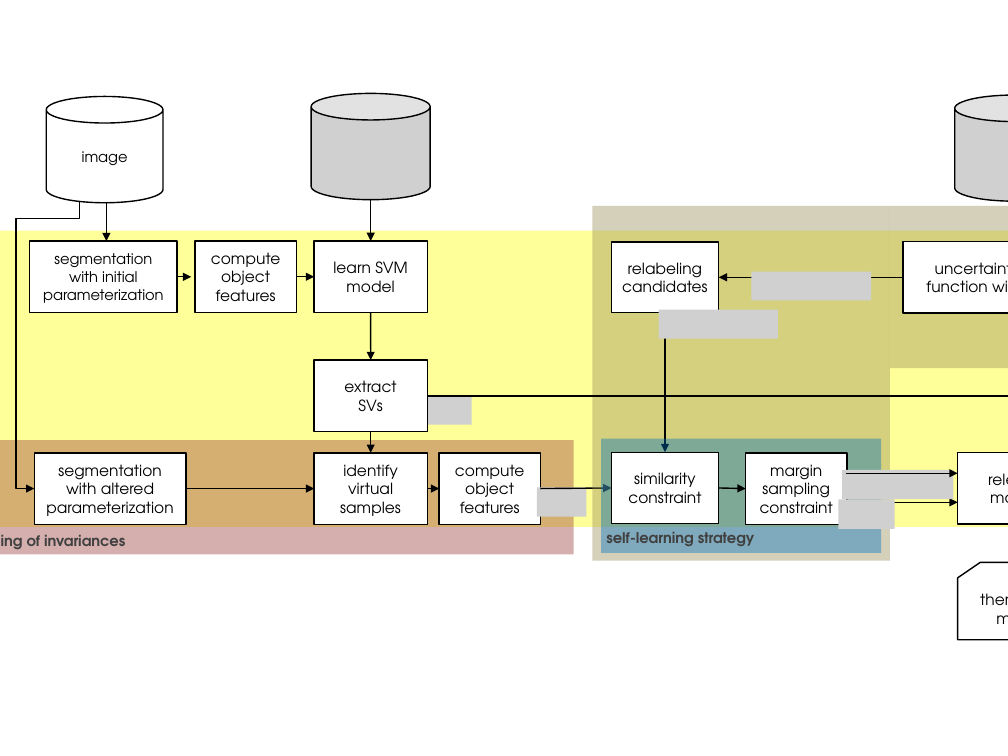
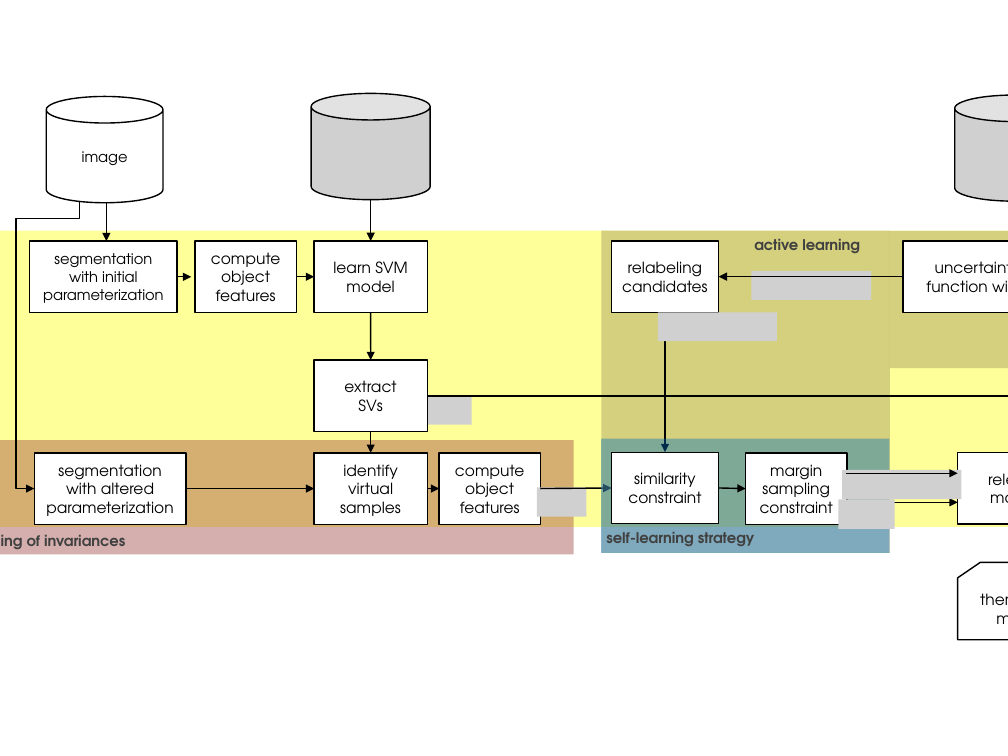
Before and after one commit to carls31/active-learning-virtual-SVM, a slide deck: slide 3 of images/block_scheme.pptx. Drawn at 1008x756 pixels with LibreOffice and Linux fonts; fonts in the diff are those of the drawing; grey boxes stand for pictures. Boxes give left, top, right and bottom in pixels: in the first picture for what was removed or moved away, otherwise in the second. Text is boxed around its words. In the diff, an @@ line names an element or a change of style, - is before the commit and + after.

```diff
--- a/images/block_scheme.pptx
+++ b/images/block_scheme.pptx
@@ rectangle: place and size @@
-rectangle at <box>593,206,890,560</box>
+rectangle at <box>602,231,890,553</box>
@@ text added at <box>754,239,860,253</box>, 10.5 pt, text #404040, bold @@
+active learning
@@ rectangle: place and size @@
-rectangle at <box>890,206,1008,368</box>
+rectangle at <box>890,231,1008,368</box>
@@ elbow arrow (903, 276) - (719, 276): elbow arrow to arrow; route changed @@
@@ rectangle: place and size @@
-rectangle at <box>601,438,881,552</box>
+rectangle at <box>601,438,889,552</box>
@@ picture: place and size @@
-picture at <box>843,470,954,499</box>
+picture at <box>843,470,962,499</box>
```
Also in this commit, not shown: 6 other slides changed, 1 slide removed.
